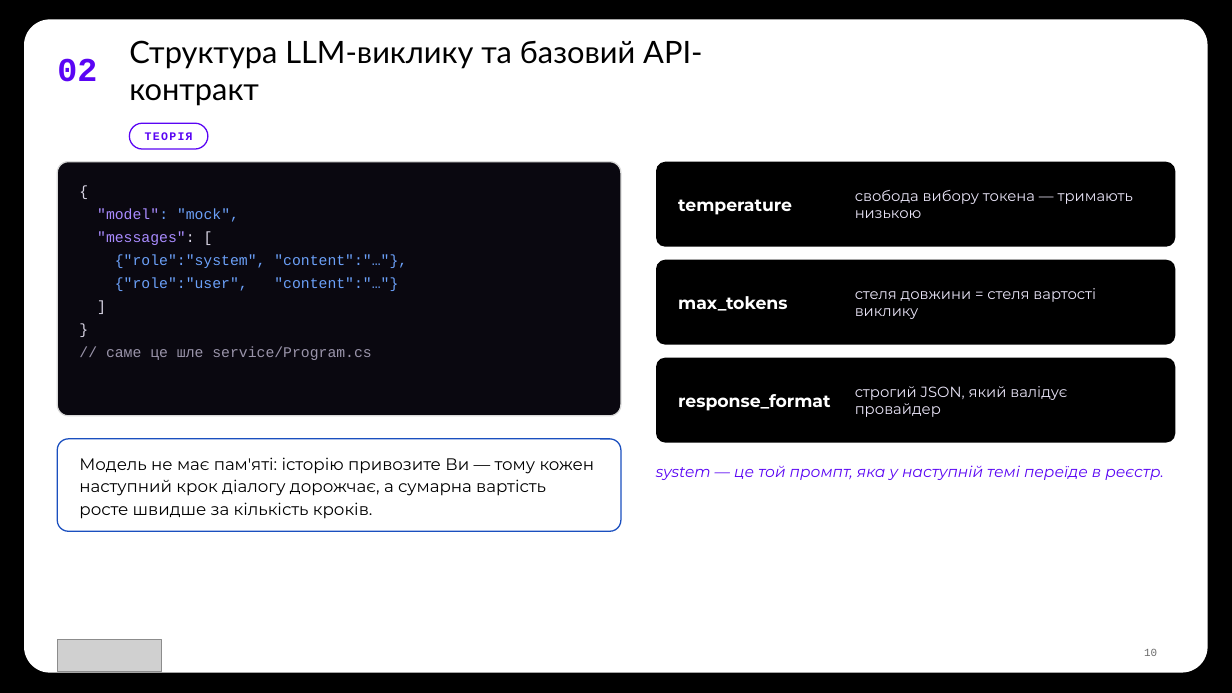
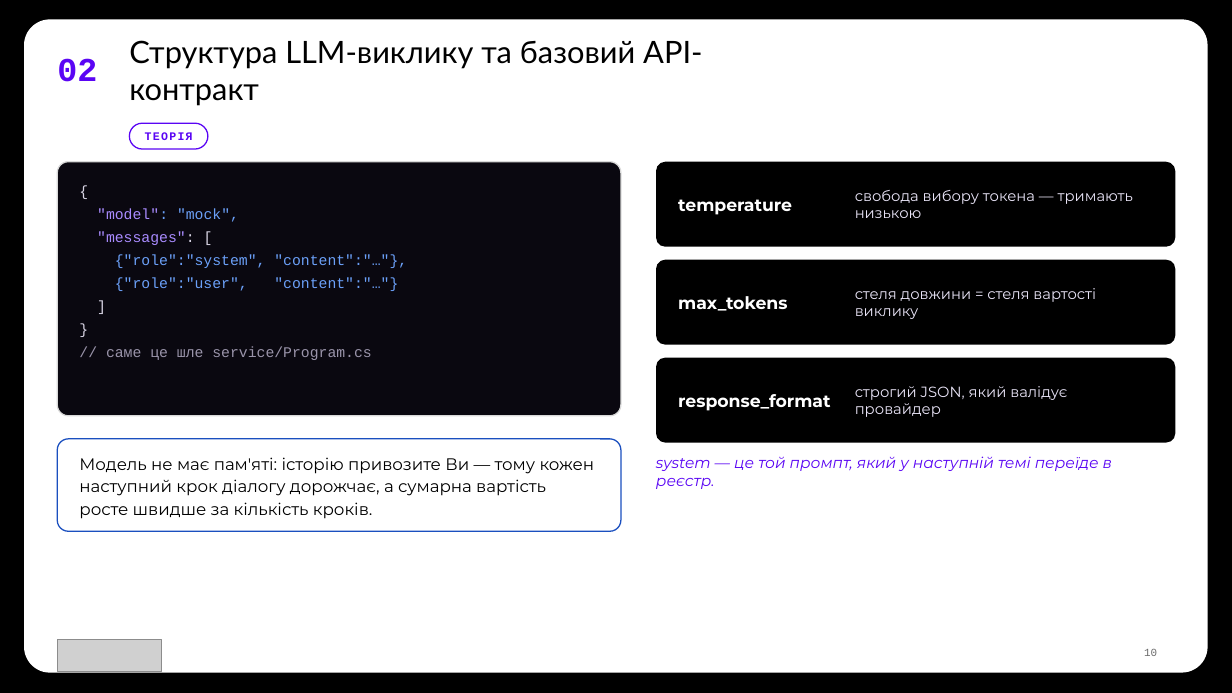
Before and after one commit to TarasFedorenkoFTV/llmops-bootcamp, a slide deck: slide 10 of docs/decks/L01.pptx. Drawn at 1232x693 pixels with LibreOffice and Linux fonts; fonts in the diff are those of the drawing; grey boxes stand for pictures; background and template pictures are left out. Boxes give left, top, right and bottom in pixels: in the first picture for what was removed or moved away, otherwise in the second. Text is boxed around its words. In the diff, an @@ line names an element or a change of style, - is before the commit and + after.

```diff
--- a/docs/decks/L01.pptx
+++ b/docs/decks/L01.pptx
@@ text at [656, 456, 1112, 489]: text changed @@
-system — це той промпт, яка у наступній темі переїде в реєстр.
+system — це той промпт, який у наступній темі переїде в реєстр.
```
Also in this commit, not shown: 1 other slide changed, 39 other files.
